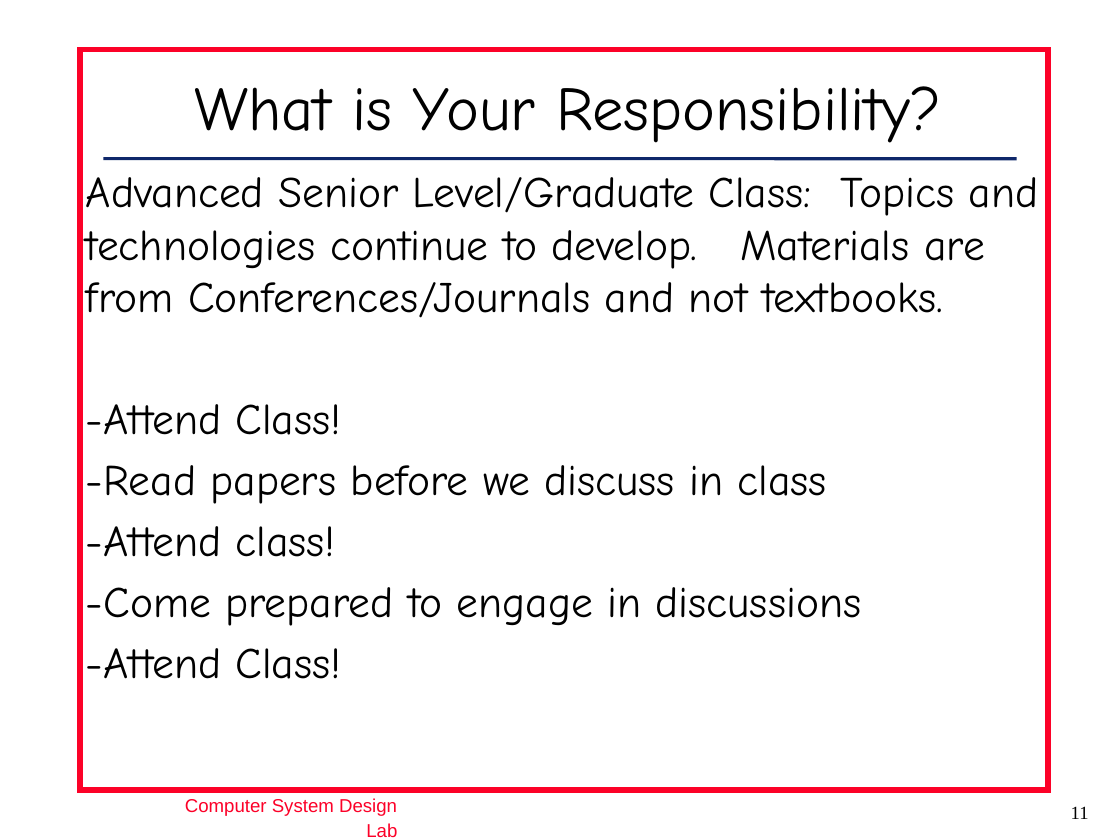
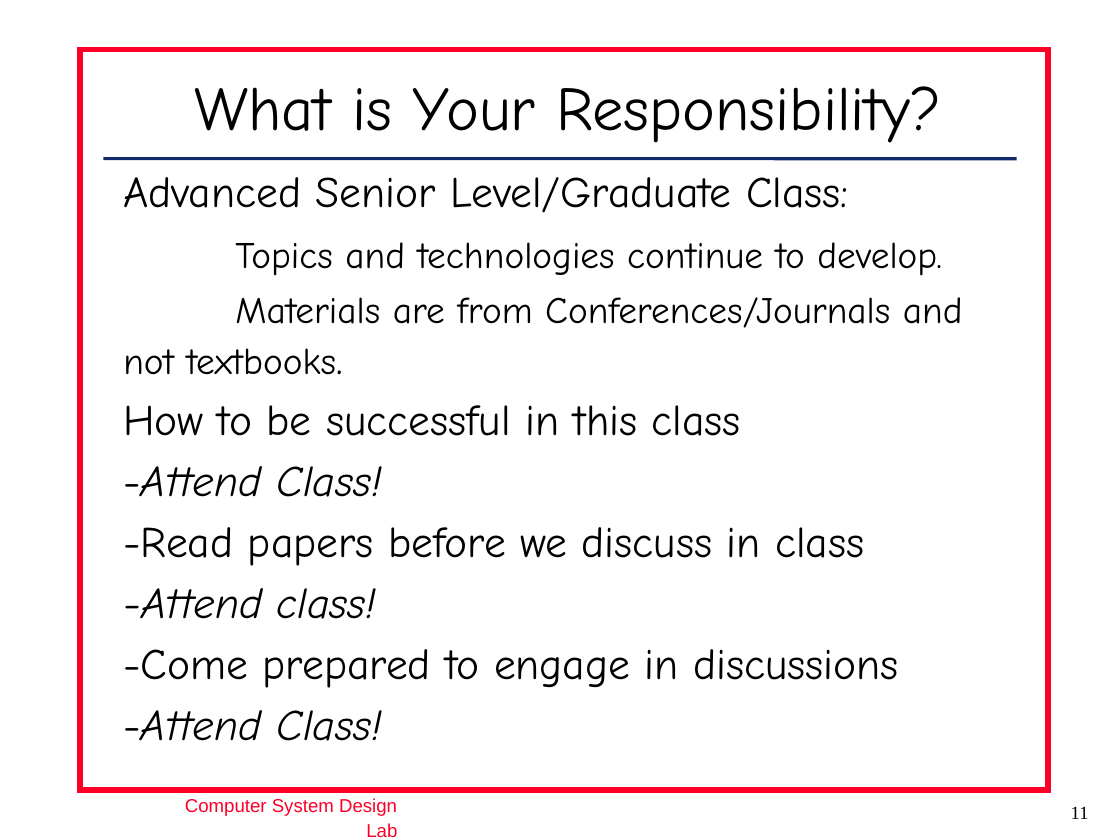
Before and after one commit to hthreads/hthreads.github.io, a slide deck: slide 11 of _modules/domain-specific-accelerators/Intro.pptx. Drawn at 1120x840 pixels with LibreOffice and Linux fonts; fonts in the diff are those of the drawing; background and template pictures are left out. Boxes give left, top, right and bottom in pixels: in the first picture for what was removed or moved away, otherwise in the second. Text is boxed around its words. In the diff, an @@ line names an element or a change of style, - is before the commit and + after.

```diff
--- a/_modules/domain-specific-accelerators/Intro.pptx
+++ b/_modules/domain-specific-accelerators/Intro.pptx
@@ text "Advanced Senior Level/Graduate Class:": place and size @@
-text "Advanced Senior Level/Graduate Class:" at (86, 177, 1039, 679)
+text "Advanced Senior Level/Graduate Class:" at (123, 177, 963, 741)
@@ text at (123, 177, 963, 436): text changed; size 28 to 24 pt @@
-Advanced Senior Level/Graduate Class: Topics and technologies continue to develop. Materials are from Conferences/Journals and not textbooks.
+Advanced Senior Level/Graduate Class:
+Topics and technologies continue to develop.
+Materials are from Conferences/Journals and not textbooks.
+How to be successful in this class
@@ text at (123, 466, 381, 741): italic on in "-Attend Class!", "-Attend class!", "-Attend Class!" @@
```
Also in this commit, not shown: 5 other slides changed, 1 slide added, 1 other file.
